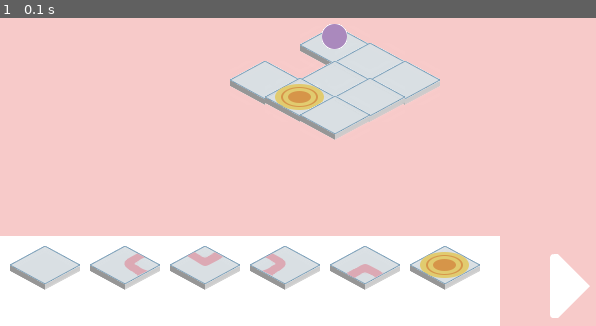
Above: before the commit, frame 1.
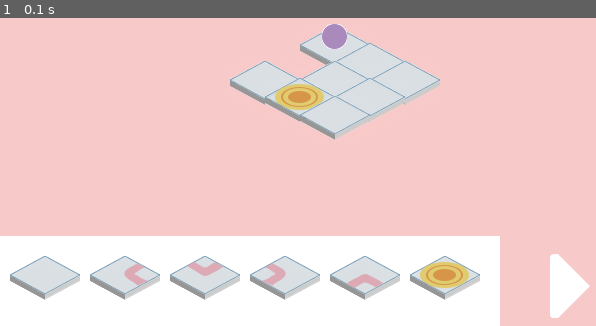
Above: after the commit, the same moment.

Repository: ameliakuang/112TP
Game: pygame game, started from trial/Game.py
Same seed, same stepped clock (60 frames per second), same inputs: the game is played once before the commit and once after it.
Inputs:
- Up to frame 1 (0.1 s): no input

The runs differ from the first frame. In frame 1, 6.4% of the frame differs, in the area x 1-81%, y 74-92%.

Commit message:
add comments, new affine transformation function in utility.py, can draw the control bar

Diff:
--- a/trial/Control.py
+++ b/trial/Control.py
@@ -15,7 +15,6 @@
         self.rect.centery = screenHeight-90
 
     def draw(self, screen):
-        #pygame.draw.rect(screen, (0, 0, 0), (self.rect.centerx, self.rect.centery, 5,5))
         screen.blit(self.image, (self.rect.centerx, self.rect.centery))
 
 class controlBar(Control):
@@ -37,5 +36,5 @@
     def draw(self, screen, screenWidth, screenHeight):
         screen.blit(self.image, (self.rect.x, self.rect.y))
         for tile in self.tileOptions:
-            x, y = 10+80*tile.type, screenHeight-80
+            x, y = 10+80*tile.type, screenHeight-70
             screen.blit(tile.image, (x, y))
--- a/trial/Game.py
+++ b/trial/Game.py
@@ -8,11 +8,13 @@
 
 class Game(PygameGame):
     def init(self):
+        # Background color
         self.bgColor = (247, 202, 201)
 
+        # Player
         self.player = Player()
         self.playerGroup = pygame.sprite.GroupSingle(self.player)
-
+        # Board
         self.board = Board(5, self.player)
 
         # Control
@@ -26,10 +28,11 @@
     def keyPressed(self, keyCode, modifier):
         pass
 
-    # click on the game icon
+    # click on the game icon and the ball can move
     def mousePressed(self, x, y):
         pass
 
+    # move the ball
     def timerFired(self, dt):
         if self.beginMoving:
             self.playerGroup.move(self.board)
@@ -40,7 +43,5 @@
         self.begin.draw(screen)
 
 
-
-
 game = Game()
 game.run()
